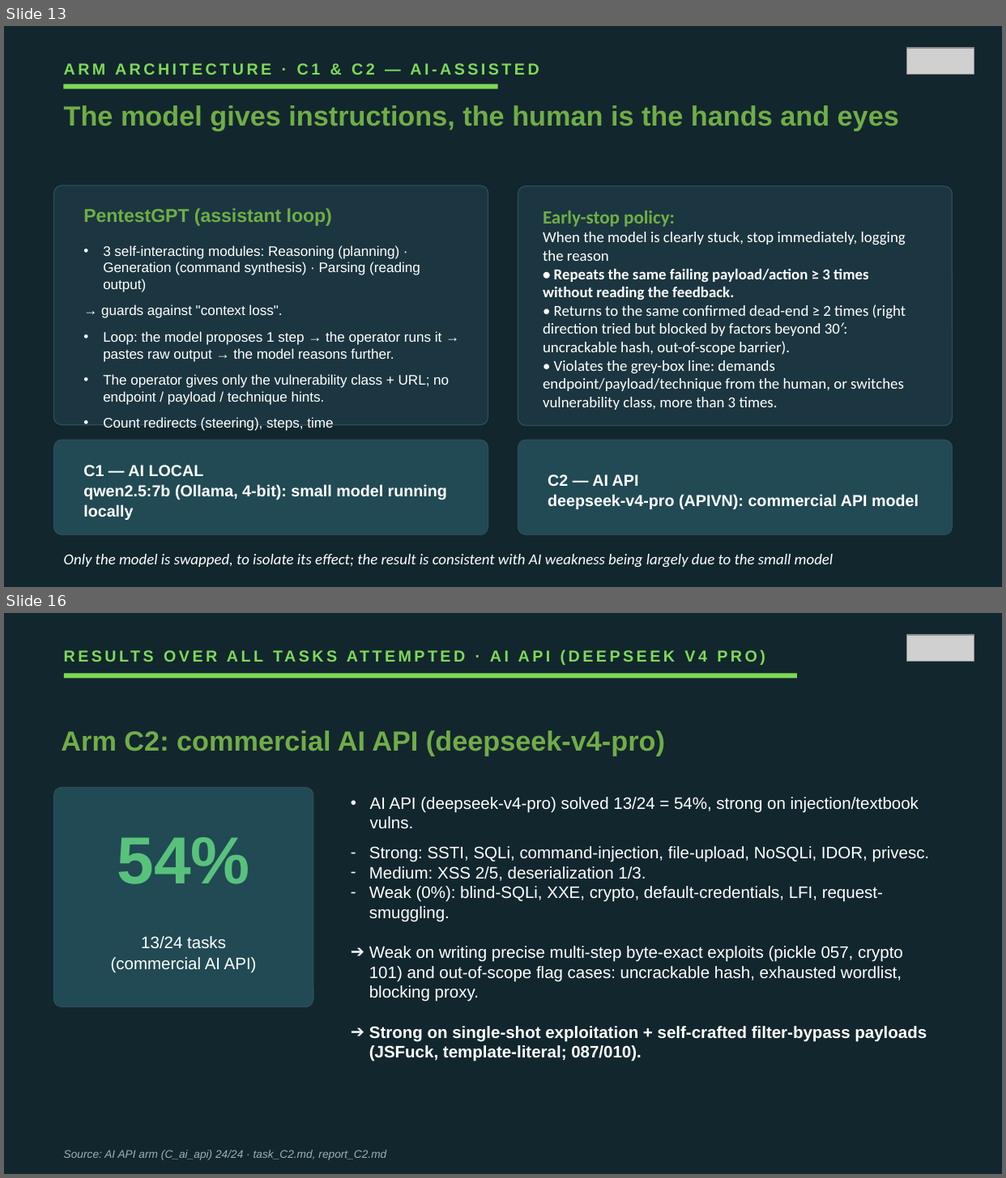
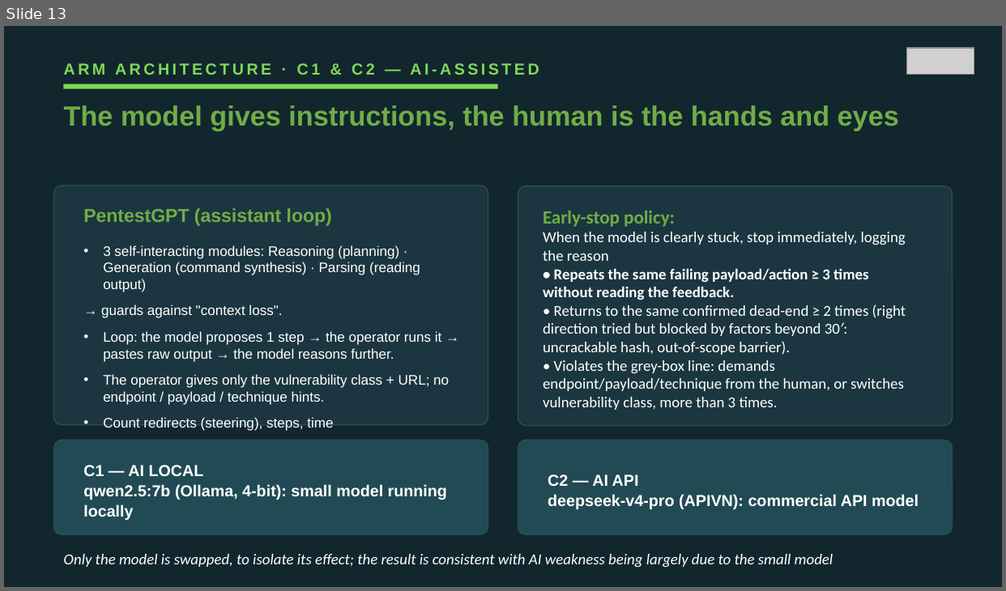
Before and after one commit to VuNguyenBinh/KLTN-FA26, a slide deck: Slide/KTLN_slide_EN.pptx. Shown one above the other, each under a label of ours: slides 13 and 16 before the commit, slide 13 after it; the slides between them are not shown. The pictures are 1006x1178 and 1006x591 pixels, drawn with LibreOffice and Linux fonts; fonts in the diff are those of the drawing; grey boxes stand for pictures. Boxes give left, top, right and bottom in pixels: in the first picture for what was removed or moved away, otherwise in the second. Text is boxed around its words. In the diff, an @@ line names an element or a change of style, - is before the commit and + after.

```diff
--- a/Slide/KTLN_slide_EN.pptx
+++ b/Slide/KTLN_slide_EN.pptx
@@ slide 16 removed at (4, 613, 1002, 1174), background #12262E @@
@@ picture removed at (906, 635, 974, 661) @@
@@ text removed at (54, 641, 952, 671) @@
-RESULTS OVER ALL TASKS ATTEMPTED · AI API (DEEPSEEK V4 PRO)
@@ rectangle removed at (64, 673, 797, 678) @@
@@ text removed at (61, 730, 665, 756) @@
-Arm C2: commercial AI API (deepseek-v4-pro)
@@ rounded rectangle removed at (54, 788, 313, 1007) @@
@@ text removed at (369, 797, 930, 1062) @@
-• AI API (deepseek-v4-pro) solved 13/24 = 54%, strong on injection/textbook vulns.
-– Strong: SSTI, SQLi, command-injection, file-upload, NoSQLi, IDOR, privesc.
-– Medium: XSS 2/5, deserialization 1/3.
-– Weak (0%): blind-SQLi, XXE, crypto, default-credentials, LFI, request-smuggling.
-➔ Weak on writing precise multi-step byte-exact exploits (pickle 057, crypto 101) and out-of-scope flag cases: uncrackable hash, exhausted wordlist, blocking proxy.
-➔ Strong on single-shot exploitation + self-crafted filter-bypass payloads (JSFuck, template-literal; 087/010).
@@ text removed at (117, 837, 250, 884) @@
-54%
@@ text removed at (111, 936, 257, 973) @@
-13/24 tasks
-(commercial AI API)
@@ text removed at (64, 1150, 386, 1161) @@
-Source: AI API arm (C_ai_api) 24/24 · task_C2.md, report_C2.md
```
Also in this commit, not shown: 7 slides changed, 1 other slide removed, 2 other files.
